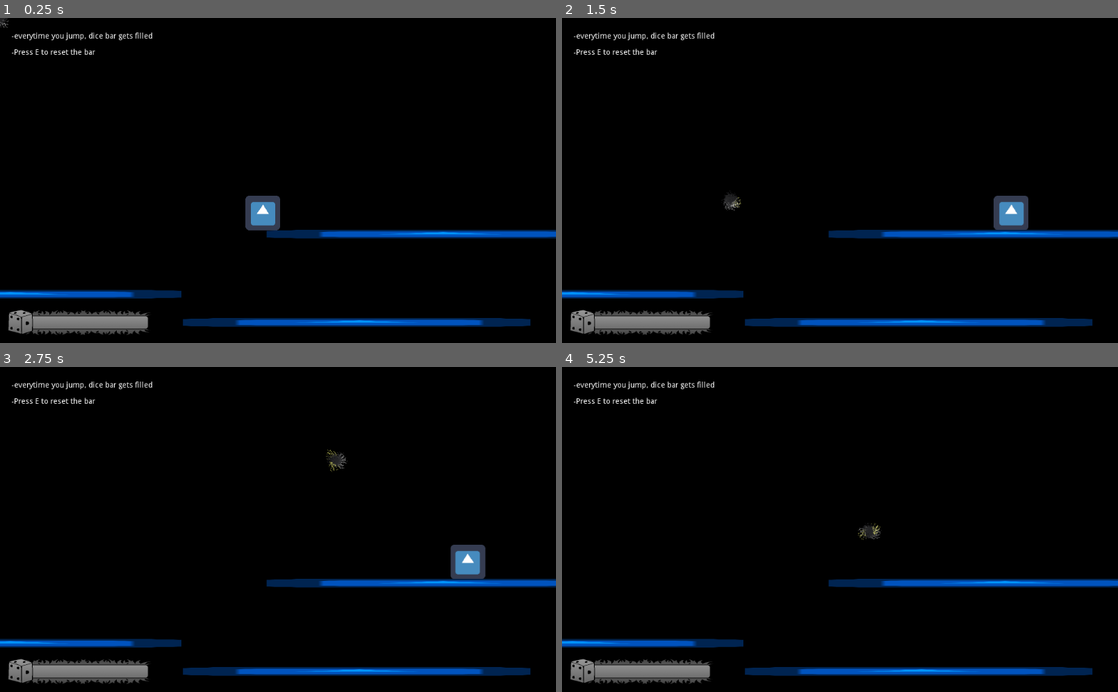
Above: before the commit, frames 1-4 (two rows, left to right).
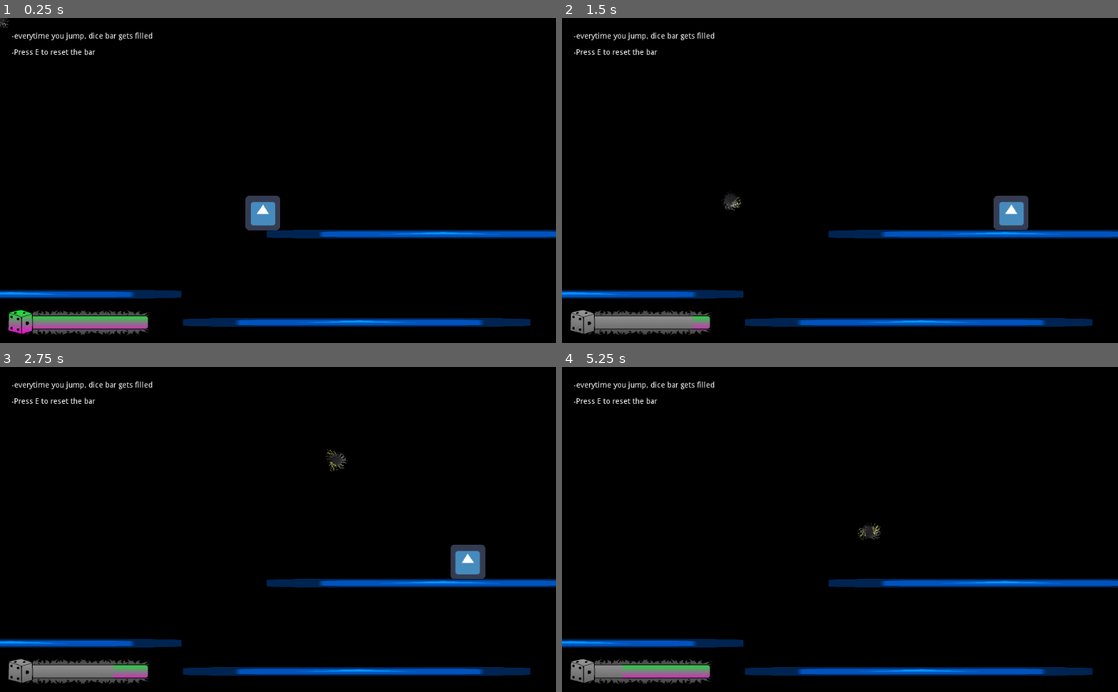
Above: after the commit, the same moments.

Repository: Lagrossa/DicePlatformerT
Game: Godot game, scene res://scenes/mainScenes/MainScene.tscn
The game is run twice, just before and just after one commit, with the same random seed, the same clock (stepped at 60 frames per second) and the same inputs. The engine's default icon, where the game draws it, is replaced by a stand-in: a white triangle on a blue panel in a dark square.
Inputs (mouse positions are in pixels of both pictures, inside the frame that each line leads up to):
- Up to frame 1 (0.25 s): no input
- Up to frame 2 (1.5 s): tap E (E) at 0.5, 0.6, 1.25, 1.35 s; move the mouse to (962, 164) at 0.52 s; hold D (right) from 0.53 s (still down); tap Space (jump) at 0.77 s; move the mouse to (728, 196) at 1.27 s
- Up to frame 3 (2.75 s): tap Space (jump) at 1.52 s; tap E (E) at 2, 2.1 s; move the mouse to (333, 458) at 2.02 s; release D (right) at 2.03 s; hold A (left) from 2.03 s (still down)
- Up to frame 4 (5.25 s): tap E (E) at 2.75, 2.85, 3.5, 3.6, 4.25, 4.35, 5.1 s; move the mouse to (812, 594) at 2.77 s; release A (left) at 2.78 s; hold D (right) 2.78-4.28 s; tap Space (jump) at 3.02, 3.77, 4.52 s; move the mouse to (1006, 578) at 3.52 s; move the mouse to (673, 480) at 4.27 s; hold A (left) 4.28-5.03 s; move the mouse to (867, 529) at 5.02 s; hold D (right) from 5.03 s (still down)

The runs differ from the first frame. In frame 1, 0.8% of the frame differs, in the area x 1-27%, y 89-98%; in frame 2, less than 0.1%; in frame 3, 0.2%; in frame 4, 0.5%.

Commit message:
Dice rolls at max.

Diff:
--- a/Dice.gd
+++ b/Dice.gd
@@ -1,5 +1,5 @@
 extends Node
-
+class_name Dice
 var rng = RandomNumberGenerator.new()
 
 
--- a/project.godot
+++ b/project.godot
@@ -7,6 +7,16 @@
 ;   param=value ; assign values to parameters
 
 config_version=4
+
+_global_script_classes=[ {
+"base": "Node",
+"class": "Dice",
+"language": "GDScript",
+"path": "res://Dice.gd"
+} ]
+_global_script_class_icons={
+"Dice": ""
+}
 
 [application]
 
--- a/scenes/mainScenes/MainScene.tscn
+++ b/scenes/mainScenes/MainScene.tscn
@@ -69,7 +69,6 @@
 margin_bottom = -600.0
 mouse_filter = 2
 DiceBar_maxValue = 8
-DiceBar_Progress = 0
 
 [node name="Bullet" parent="." instance=ExtResource( 3 )]
 scale = Vector2( 2, 2 )
--- a/scripts/UI.gd
+++ b/scripts/UI.gd
@@ -2,6 +2,8 @@
 
 export (int) var DiceBar_maxValue
 export (int) var DiceBar_Progress
+
+var dice := Dice.new()
 
 func _ready():
 	$DiceBar/ProgressBar.max_value = DiceBar_maxValue
@@ -12,6 +14,8 @@
 		DiceBar_Progress += 1
 		$DiceBar/ProgressBar.value = DiceBar_Progress
 
-	if Input.is_action_just_pressed("E"):
+	if Input.is_action_just_pressed("E") and DiceBar_Progress >= DiceBar_maxValue:
 		DiceBar_Progress = 0
 		$DiceBar/ProgressBar.value = DiceBar_Progress
+		var roll = dice.draw_roll([1,2,3,4,5,6],[.16,.16,.16,.16,.16,.16])
+		print(roll)
